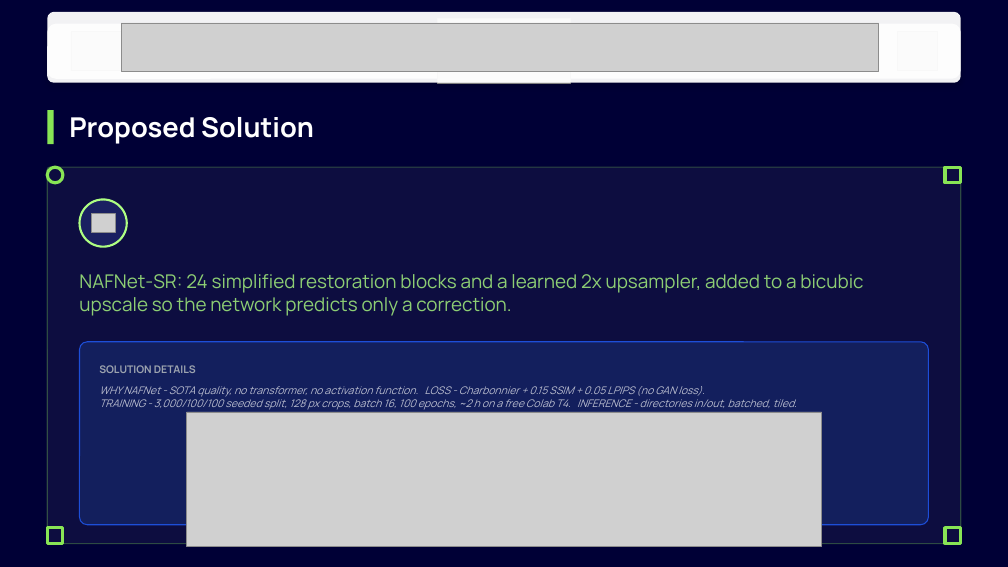
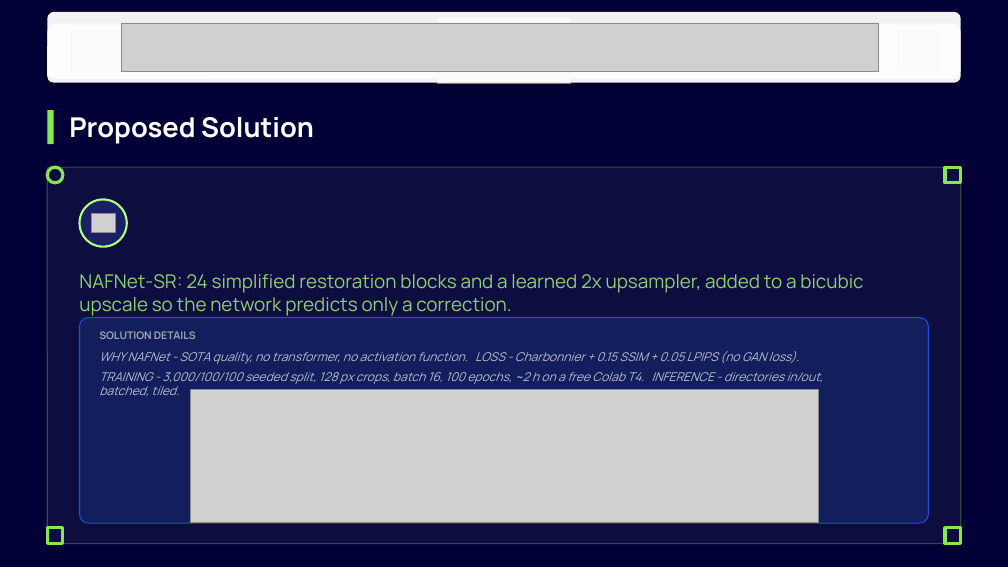
Before and after one commit to prakharbajaj1551/semicon-image-restoration, a slide deck: slide 4 of BYTE BRIGADE_PS01.pptx. Drawn at 1008x567 pixels with LibreOffice and Linux fonts; fonts in the diff are those of the drawing; grey boxes stand for pictures; background and template pictures are left out. Boxes give left, top, right and bottom in pixels: in the first picture for what was removed or moved away, otherwise in the second. Text is boxed around its words. In the diff, an @@ line names an element or a change of style, - is before the commit and + after.

Commit message:
Give the deck room to breathe without changing any wording
Each slide carried about half an inch of dead space above its card while
the text inside was cramped at 10.5 pt with no gap between lines. A new
block() helper now positions each card, its label and its body as one
unit, so every block moves up, grows into the unused space, and sets type
at 11.5-12 pt with paragraph spacing.

Slides 2, 4 and 6 needed their blocks nudged lower than 5 and 3 because
their intro lines wrap and sit further down; without that the card clipped
the second line. The architecture diagram and results strip were resized
to the space that remained.

Content is unchanged throughout - this is layout only.

```diff
--- a/BYTE BRIGADE_PS01.pptx
+++ b/BYTE BRIGADE_PS01.pptx
@@ rounded rectangle: place and size @@
-rounded rectangle at [79,342,929,525]
+rounded rectangle at [79,318,929,523]
@@ text "SOLUTION DETAILS": place and size @@
-text "SOLUTION DETAILS" at [99,365,196,373]
+text "SOLUTION DETAILS" at [99,331,196,339]
@@ text "WHY NAFNet - SOTA quality, ...": place and size @@
-text "WHY NAFNet - SOTA quality, ..." at [99,386,797,410]
+text "WHY NAFNet - SOTA quality, ..." at [99,351,823,396]
@@ text "WHY NAFNet - SOTA quality, ..." at [99,351,823,396]: size 10 to 11.5 pt; more space between paragraphs @@
@@ picture: place and size @@
-picture at [187,412,822,547]
+picture at [191,389,818,523]
```
Also in this commit, not shown: 4 other slides changed, 1 other file.
